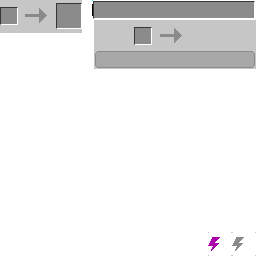
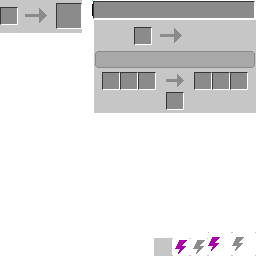
Layers edited between the first and the second (256, 256) image:
added layer "catalyst_requiring" above "input_consuming" over [94, 69, 256, 256]
